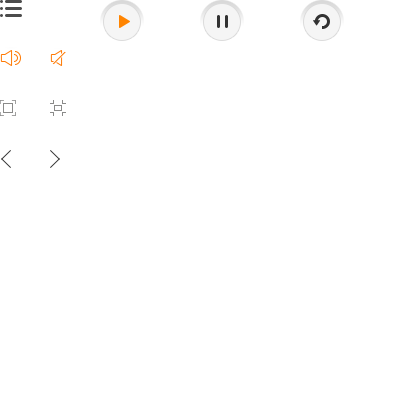
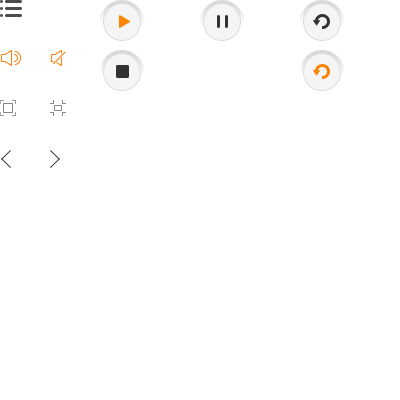
Revision of a layered 400px x 400px image; what changed, layer by layer:
added layer "Layer 5" in group "controls" over [300, 50, 344, 91]
added layer "Layer 4" in group "controls" over [100, 50, 144, 91]
